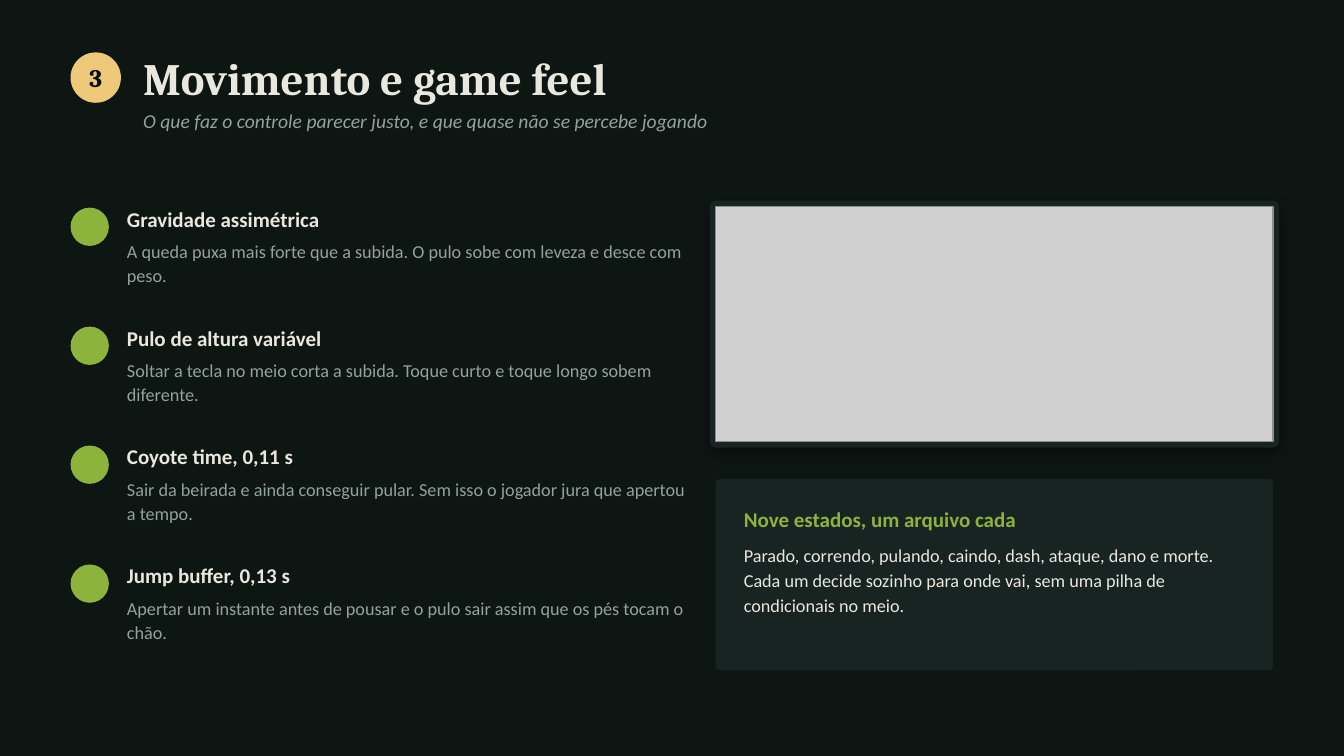
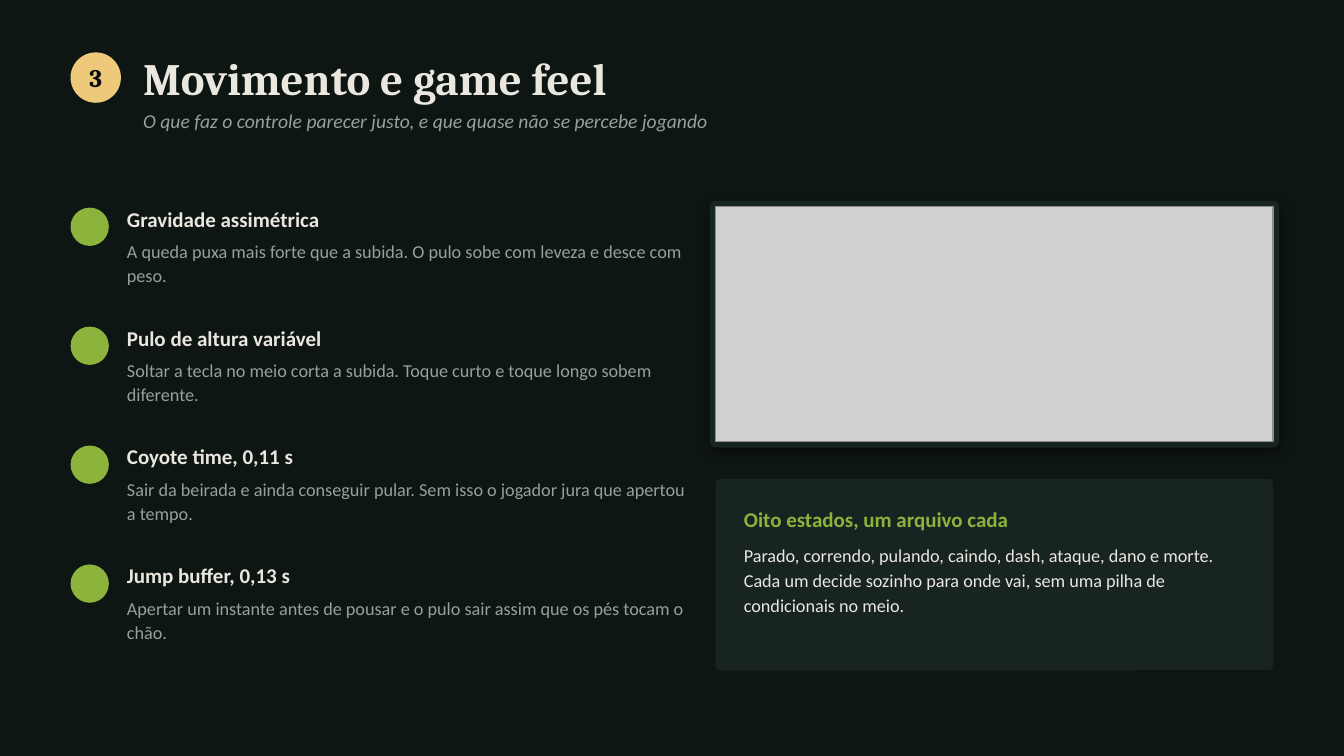
Before and after one commit to fabriciojunio/kaida, a slide deck: slide 4 of docs/Apresentacao-Kaida.pptx. Drawn at 1344x756 pixels with LibreOffice and Linux fonts; fonts in the diff are those of the drawing; grey boxes stand for pictures. Boxes give left, top, right and bottom in pixels: in the first picture for what was removed or moved away, otherwise in the second. Text is boxed around its words. In the diff, an @@ line names an element or a change of style, - is before the commit and + after.

```diff
--- a/docs/Apresentacao-Kaida.pptx
+++ b/docs/Apresentacao-Kaida.pptx
@@ text at (744,512,1008,531): text changed @@
-Nove estados, um arquivo cada
+Oito estados, um arquivo cada
```
Also in this commit, not shown: 2 other files.
